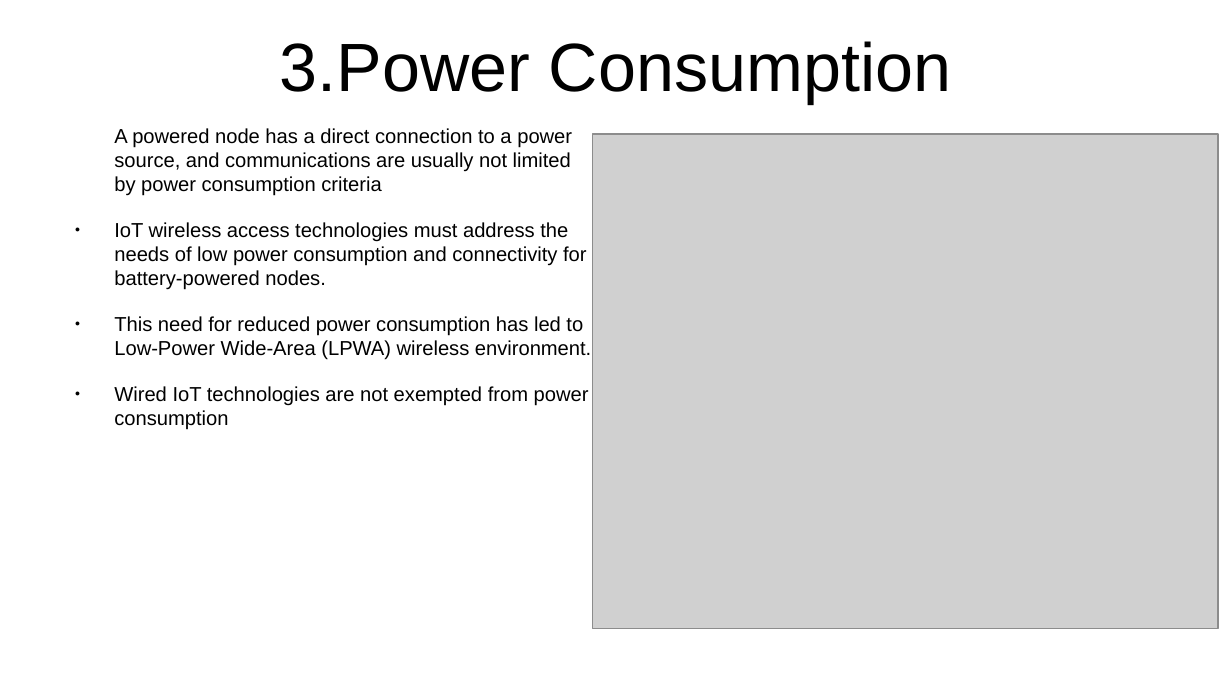
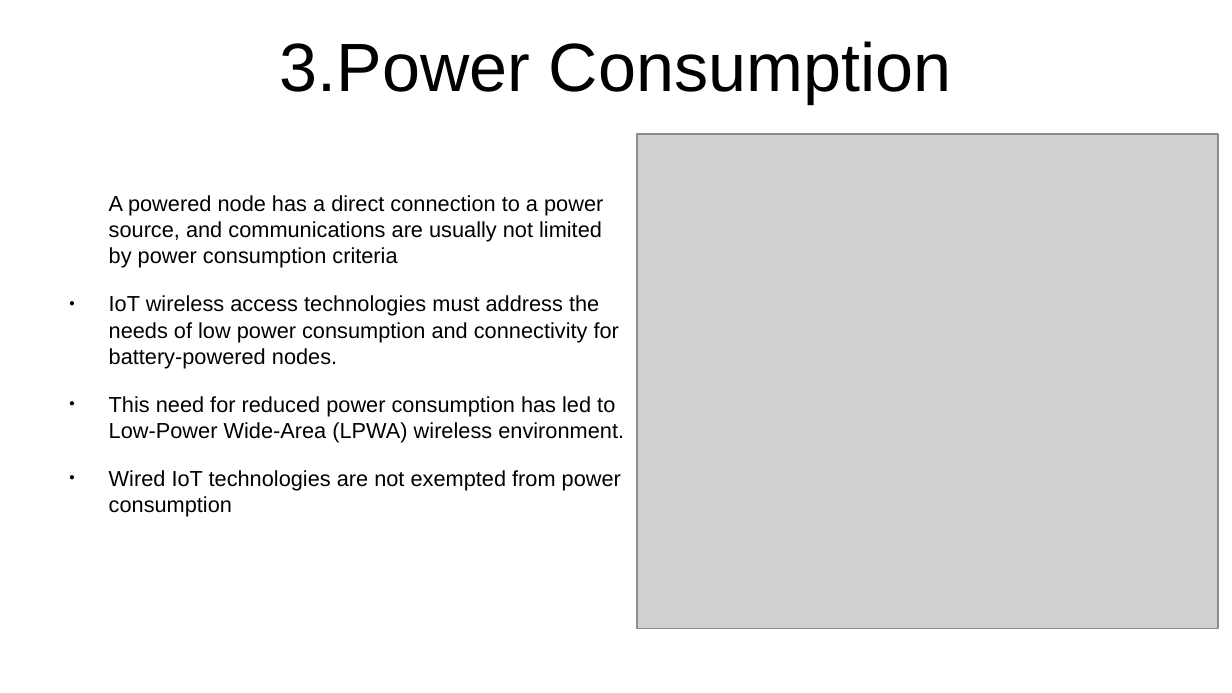
Before and after one commit to Dihfahsih1/Masters-Software-Engineering, a slide deck: slide 11 of yr-sem1/IoT/chapter-4-slides.odp. Drawn at 1232x693 pixels with LibreOffice and Linux fonts; fonts in the diff are those of the drawing; grey boxes stand for pictures. Boxes give left, top, right and bottom in pixels: in the first picture for what was removed or moved away, otherwise in the second. Text is boxed around its words. In the diff, an @@ line names an element or a change of style, - is before the commit and + after.

Commit message:
update slides

```diff
--- a/yr-sem1/IoT/chapter-4-slides.odp
+++ b/yr-sem1/IoT/chapter-4-slides.odp
@@ picture: place and size @@
-picture at (593,134,1219,628)
+picture at (637,134,1219,628)
@@ text "A powered node has a ...": place and size @@
-text "A powered node has a ..." at (114,128,591,430)
+text "A powered node has a ..." at (109,195,624,517)
@@ text "A powered node has a ..." at (109,195,624,517): size 12.9 to 14 pt @@
```
Also in this commit, not shown: 1 other file.
